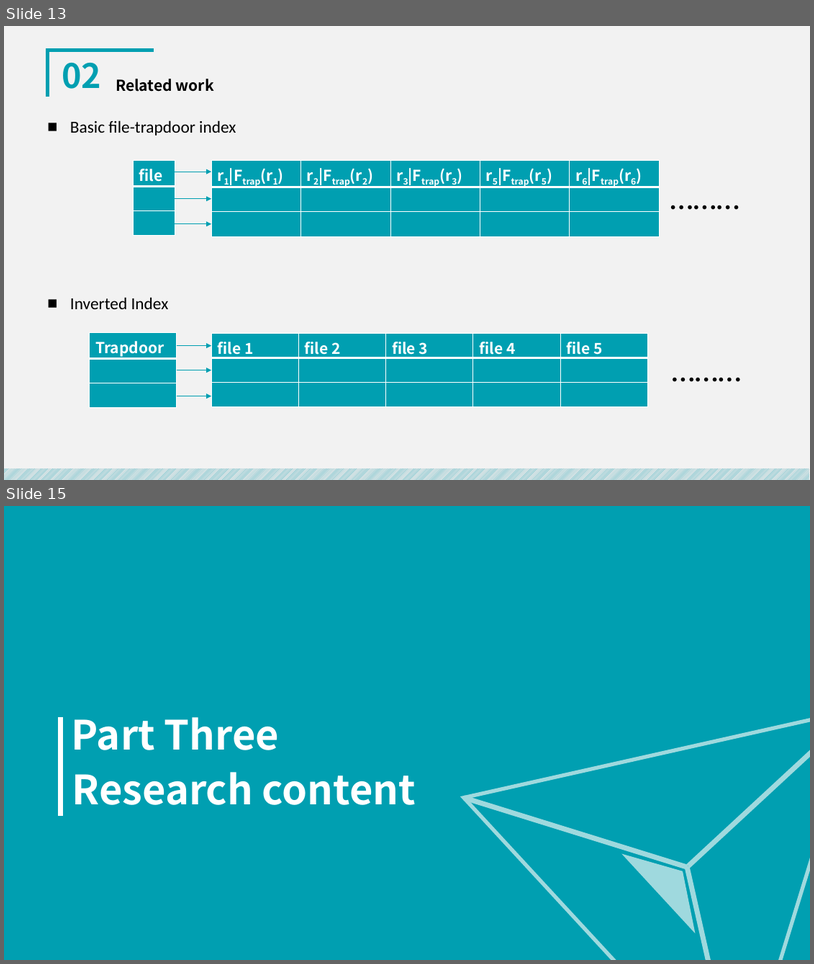
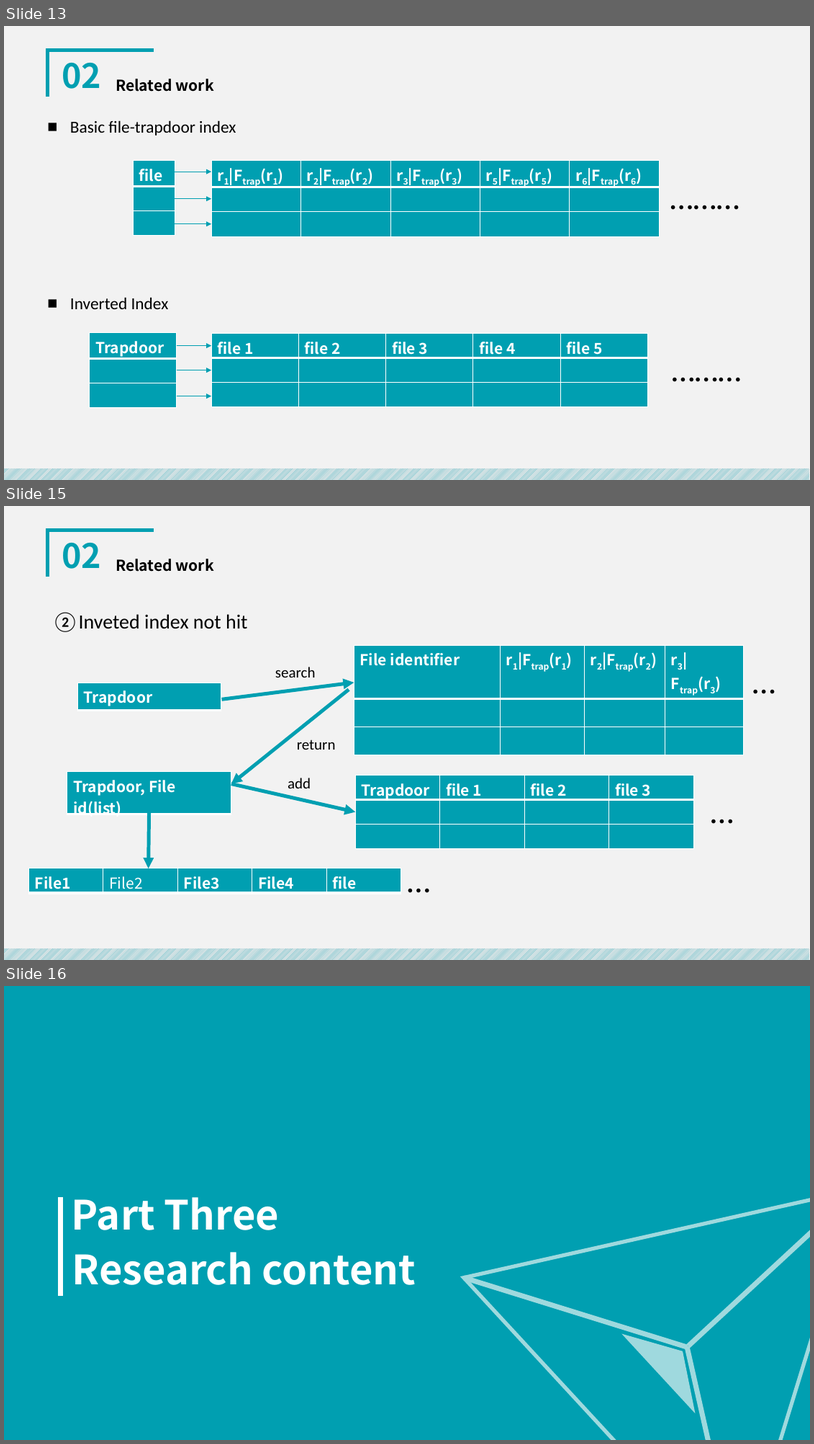
Before and after one commit to royalvald/MediumTest, a slide deck: 开题/中期答辩.pptx. Shown one above the other, each under a label of ours: slides 13 and 15 before the commit, slides 13, 15 and 16 after it; the slides between them are not shown. The pictures are 814x964 and 814x1444 pixels, drawn with LibreOffice and Linux fonts; fonts in the diff are those of the drawing. Boxes give left, top, right and bottom in pixels: in the first picture for what was removed or moved away, otherwise in the second. Text is boxed around its words. In the diff, an @@ line names an element or a change of style, - is before the commit and + after.

```diff
--- a/开题/中期答辩.pptx
+++ b/开题/中期答辩.pptx
@@ slide 15 added at (4, 506, 810, 960), background #F2F2F2; not listed: 2 template elements that a slide beside it also shows @@
@@ text added at (62, 543, 101, 569), 40 pt, text #009FB1, bold @@
+02
@@ text added at (116, 559, 214, 572), 18 pt, text #000000, bold @@
+Related work
@@ text added at (52, 612, 247, 632), 24 pt, text #000000 @@
+②Inveted index not hit
@@ table added at (354, 645, 744, 720), 3 rows, 4 columns @@
+File identifier | r1|Ftrap(r1) | r2|Ftrap(r2) | r3|Ftrap(r3)
+ |  |  | 
+ |  |  | 
@@ text added at (747, 645, 810, 700), 40 pt, text #000000 @@
+…
@@ text added at (275, 667, 316, 677), 18 pt, text #000000 @@
+search
@@ table added at (78, 682, 221, 709), 1 rows, 1 columns @@
+Trapdoor
@@ arrow added from (221, 699) to (354, 682), #009FB1 4.25 pt @@
@@ arrow added from (349, 690) to (232, 784), #009FB1 4.25 pt @@
@@ text added at (297, 739, 336, 749), 18 pt, text #000000 @@
+return
@@ text added at (520, 726, 600, 754), 36 pt, text #000000 @@
+.
+.
+.
@@ table added at (67, 772, 232, 820), 1 rows, 1 columns @@
+Trapdoor, File id(list)
@@ arrow added from (232, 784) to (355, 811), #009FB1 4.25 pt @@
@@ text added at (288, 777, 311, 788), 18 pt, text #000000 @@
+add
@@ table added at (355, 775, 694, 849), 3 rows, 4 columns @@
+Trapdoor | file 1 | file 2 | file 3
+ |  |  | 
+ |  |  | 
@@ text added at (705, 775, 791, 830), 40 pt, text #000000 @@
+…
@@ arrow added from (149, 795) to (149, 868), #009FB1 4.25 pt @@
@@ text added at (401, 844, 487, 898), 40 pt, text #000000 @@
+…
@@ table added at (28, 868, 401, 895), 1 rows, 5 columns @@
+File1 | File2 | File3 | File4 | file
@@ text added at (520, 856, 600, 885), 36 pt, text #000000 @@
+.
+.
+.
@@ what was slide 15 is now slide 16 @@
```
Also in this commit, not shown: 16 slides changed, 3 other slides added, 1 slide removed, 3 other files.
